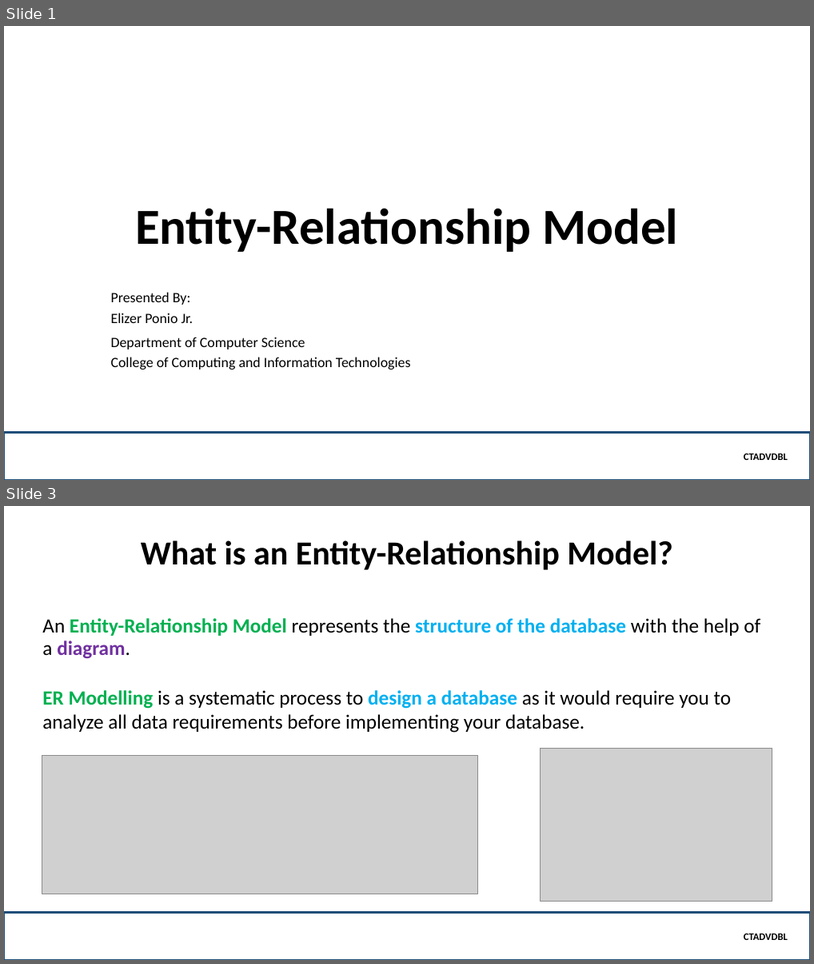
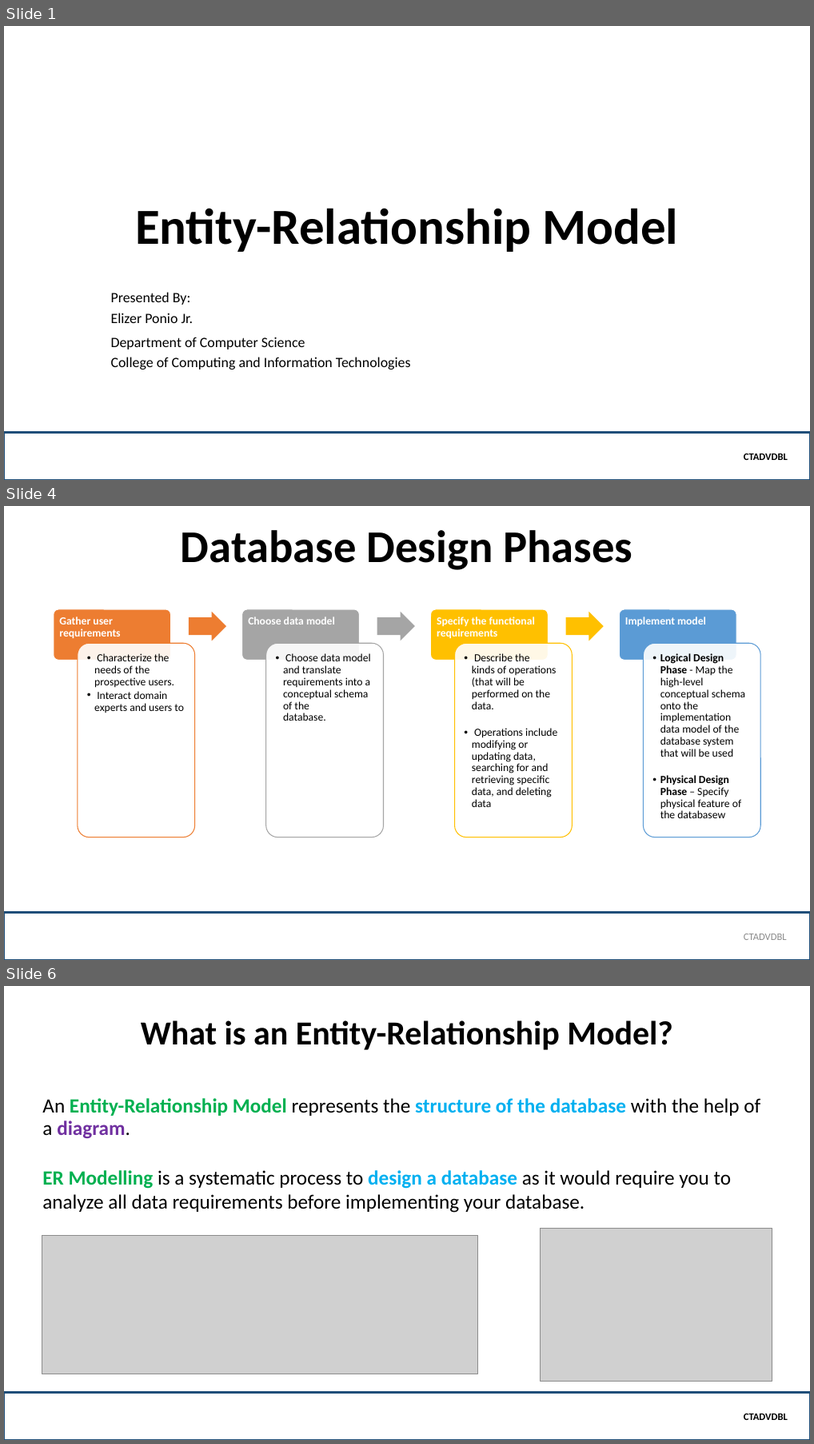
Before and after one commit to robitussin/CTADVDBL, a slide deck: Part 2 - Database Design/powerpoint/Entity Relationship Model.pptx. Shown one above the other, each under a label of ours: slides 1 and 3 before the commit, slides 1, 4 and 6 after it; the slides between them are not shown. The pictures are 814x964 and 814x1444 pixels, drawn with LibreOffice and Linux fonts; fonts in the diff are those of the drawing; grey boxes stand for pictures; background and template pictures are left out. Boxes give left, top, right and bottom in pixels: in the first picture for what was removed or moved away, otherwise in the second. Text is boxed around its words. In the diff, an @@ line names an element or a change of style, - is before the commit and + after.

```diff
--- a/Part 2 - Database Design/powerpoint/Entity Relationship Model.pptx
+++ b/Part 2 - Database Design/powerpoint/Entity Relationship Model.pptx
@@ slide 4 added at [4,506,810,960], background picture (left out) @@
@@ title added at [181,530,633,570], 54 pt, text #000000, bold @@
+Database Design Phases
@@ group added at [54,609,761,837]: 8 rounded rectangles, 8 texts, 3 right arrows @@
+Gather user requirements
+  • Characterize the needs of the
+    prospective users.
+  • Interact domain experts and users to
+Choose data model
+  • Choose data model and translate requirements into a conceptual schema of the
+    database.
+Specify the functional requirements
+  • Describe the
+    kinds of operations (that will be performed on the data.
+  • Operations include modifying or updating data, searching for and retrieving specific data, and deleting data
+Implement model
+  • Logical Design Phase - Map the high-level conceptual schema
+    onto the implementation data model of the database system that will be used
+  • Physical Design Phase – Specify physical feature of the databasew
@@ rectangle added at [4,912,810,960], outline #1F4E79 2.25 pt, 12 pt, text #8C8C8C @@
+CTADVDBL
@@ what was slide 3 is now slide 6 @@
```
Also in this commit, not shown: 5 slides changed, 2 other slides added.
